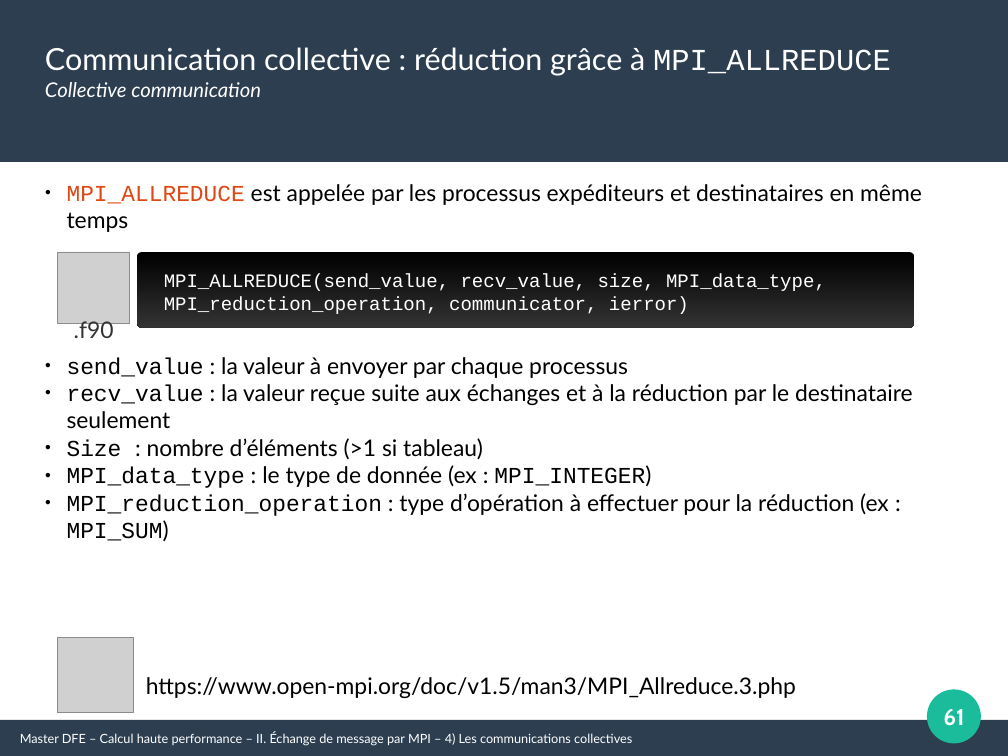
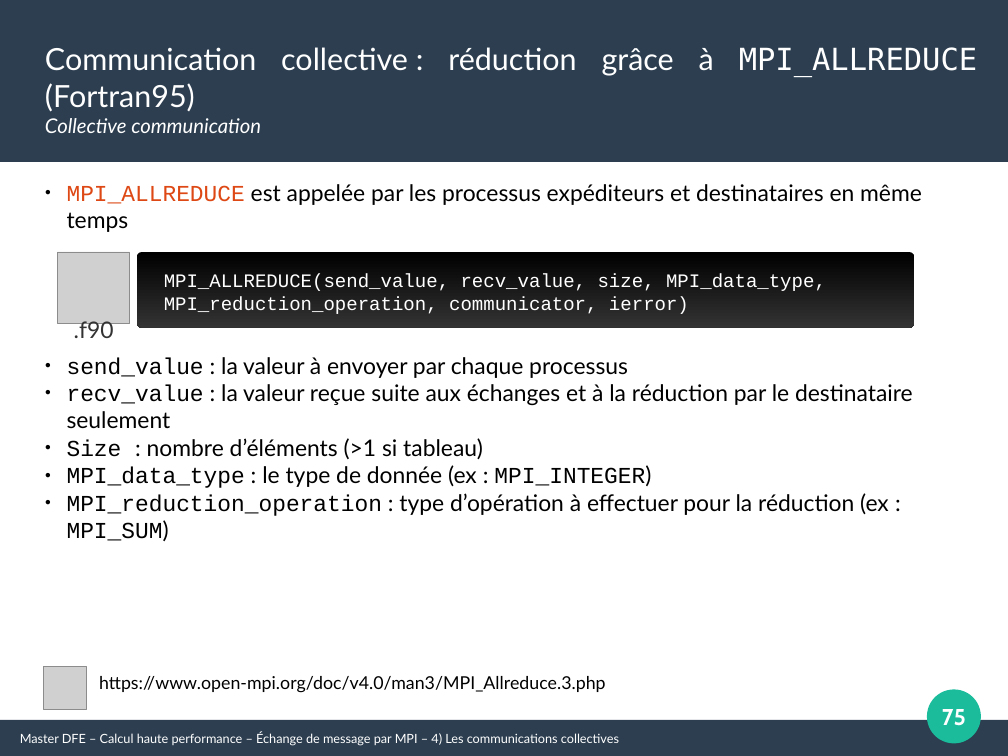
Before and after one commit to Maison-de-la-Simulation/HPC-DFE-Paris-Saclay, a slide deck: slide 75 of support/MPI.odp (slide 61 before the commit). Drawn at 1008x756 pixels with LibreOffice and Linux fonts; fonts in the diff are those of the drawing; grey boxes stand for pictures. Boxes give left, top, right and bottom in pixels: in the first picture for what was removed or moved away, otherwise in the second. Text is boxed around its words. In the diff, an @@ line names an element or a change of style, - is before the commit and + after.

Commit message:
- New MPI exercise for non-blocking communication - Update of the MPI course

```diff
--- a/support/MPI.odp
+++ b/support/MPI.odp
@@ text at bbox=[45, 47, 977, 112]: text changed @@
-Communication collective : réduction grâce à MPI_ALLREDUCE
+Communication collective : réduction grâce à MPI_ALLREDUCE (Fortran95)
@@ picture: place and size @@
-picture at bbox=[58, 638, 134, 713]
+picture at bbox=[43, 666, 86, 709]
@@ text at bbox=[99, 676, 606, 693]: text changed; size 18 to 14 pt @@
-https://www.open-mpi.org/doc/v1.5/man3/MPI_Allreduce.3.php
+https://www.open-mpi.org/doc/v4.0/man3/MPI_Allreduce.3.php
@@ page number at bbox=[942, 709, 966, 726]: text changed @@
-61
+75
@@ text at bbox=[20, 732, 619, 746]: text changed @@
-Master DFE – Calcul haute performance – II. Échange de message par MPI – 4) Les communications collectives
+Master DFE – Calcul haute performance – Échange de message par MPI – 4) Les communications collectives
```
Also in this commit, not shown: 37 other slides changed, 17 slides added, 1 slide removed, 5 other files.
